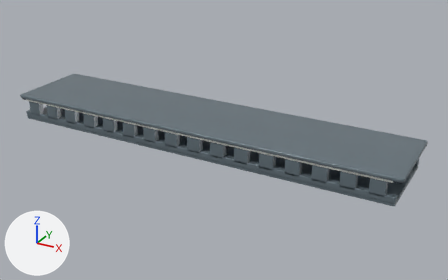
Before and after pictures for a commit that changed the glTF model lab/public/models/conduit_slotted-trunking.glb.
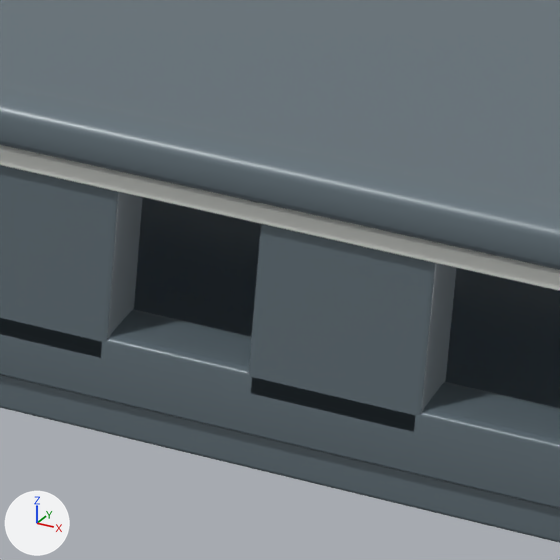
The first picture shows the older version from a 50 mm camera at (0.987, -1.664, 0.919) aimed at (0.063, 0.016, 0.079). The close-ups show the older and then the newer version on the part from 71% to 82% of the width and 54% to 72% of the height of that picture. Only the edits that show in the close-ups are written down. Every picture has the same lights, and +X, +Y and +Z are marked at lower left. Where no turn or scale is listed for an object, it has been applied to the vertices.

Names of what the first close-up shows: 'detail:cable-management-construction · Detail porcelain white', 'node-39', 'part:body · Original 0905ee26'.
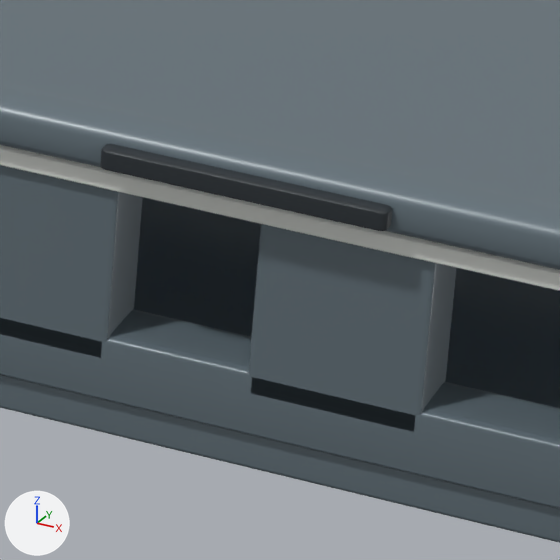
Where the change shows, as pixel boxes [x1, y1, x2, y2] in the close-ups (560 x 560 px):
'Installation details · Graphite service markings', added: after [100, 144, 393, 231]

Edits to the bpy script that builds the scene:
```text
Add mat_graphite_service_markings:
    mat_graphite_service_markings = principled_material('Graphite service markings')
    mat_graphite_service_markings.base_color = (0.018, 0.025, 0.031)  # dark grey #242c31
    mat_graphite_service_markings.roughness = 0.6
    mat_graphite_service_markings.coat_weight = 0.15
    mat_graphite_service_markings.coat_roughness = 0.25
Add me_cube_005:
    me_cube_005.from_pydata(...)  # 192 vertices, 376 faces; spans x -0.038..1.077, y -0.003..0.003, z -0.003..0.003
    me_cube_005.materials.append(mat_graphite_service_markings)  # dark grey #242c31
Add ob_installation_details___graphite_service_markings:
    ob_installation_details___graphite_service_markings = bpy.data.objects.new('Installation details · Graphite service markings', me_cube_005)
    ob_installation_details___graphite_service_markings.location = (-0.5192, -0.1499, 0.1548)
```
